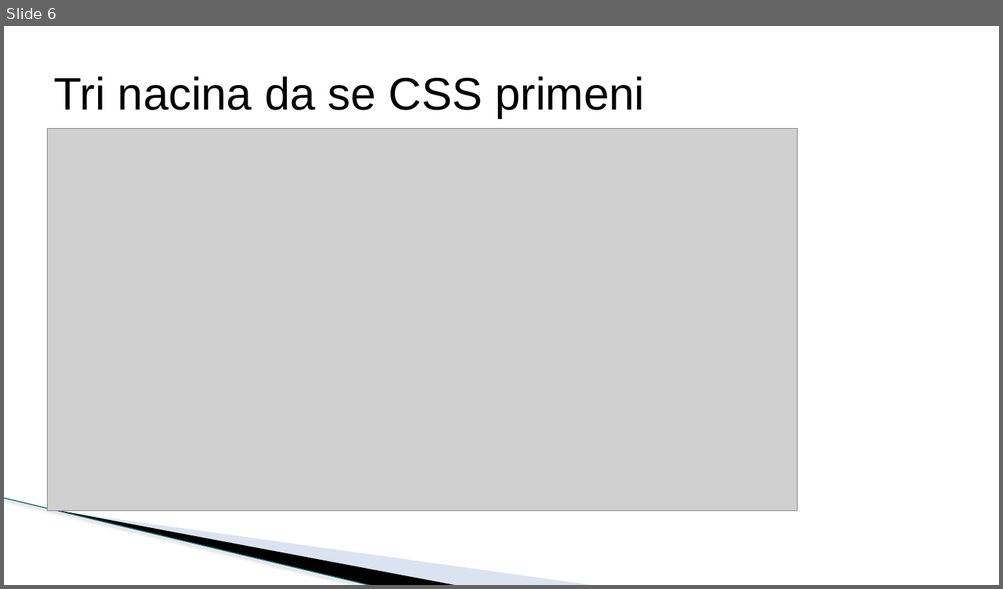
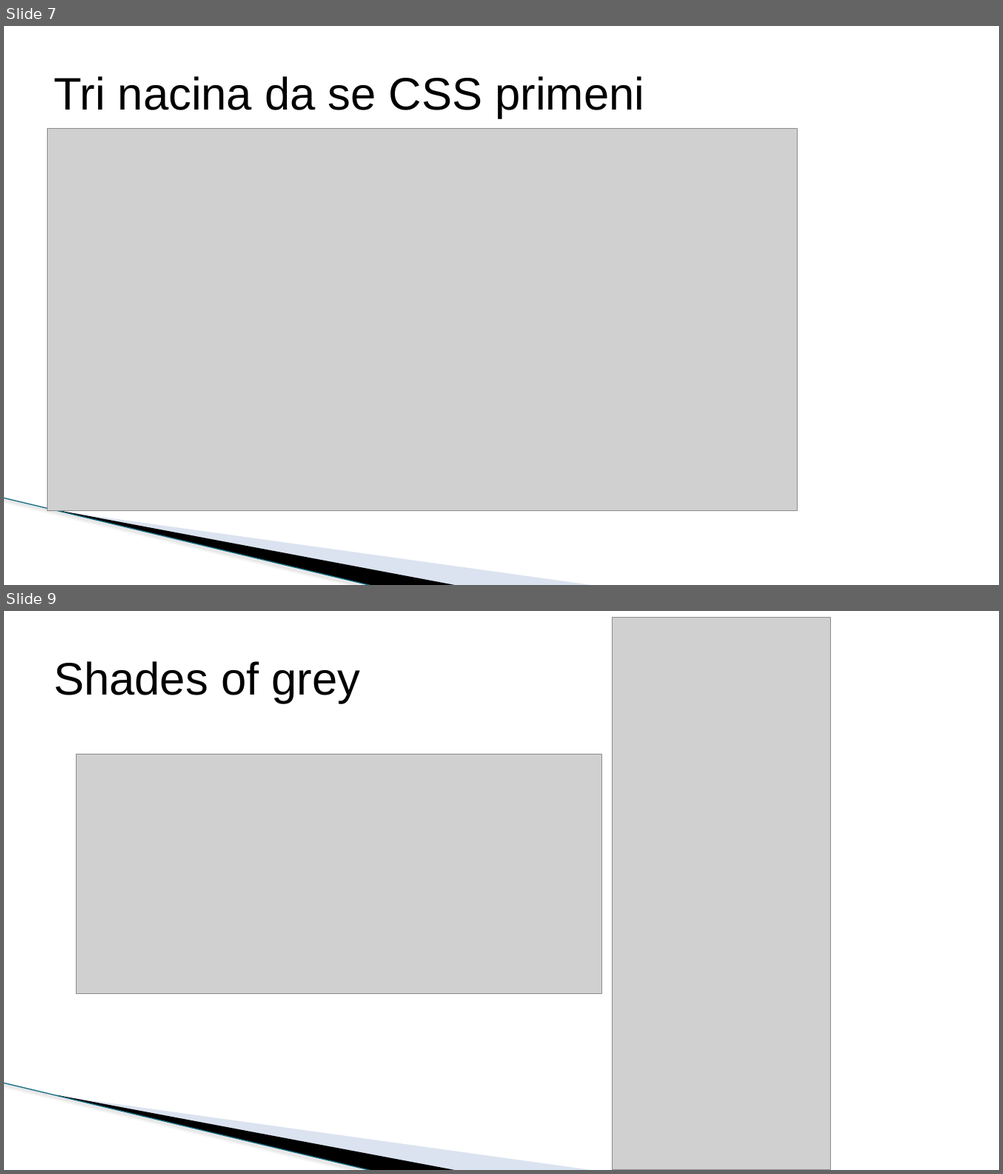
Before and after one commit to todalexcode/kurs-front-end, a slide deck: sesija-14/PPT/Front-End Developer-14.pptx. Shown one above the other, each under a label of ours: slide 6 before the commit, slides 7 and 9 after it; the slides between them are not shown. The pictures are 1003x589 and 1003x1174 pixels, drawn with LibreOffice and Linux fonts; fonts in the diff are those of the drawing; grey boxes stand for pictures; background and template pictures are left out. Boxes give left, top, right and bottom in pixels: in the first picture for what was removed or moved away, otherwise in the second. Text is boxed around its words. In the diff, an @@ line names an element or a change of style, - is before the commit and + after.

```diff
--- a/sesija-14/PPT/Front-End Developer-14.pptx
+++ b/sesija-14/PPT/Front-End Developer-14.pptx
@@ slide 9 added at bbox=[4, 611, 999, 1170], background #FFFFFF; not listed: 3 template elements that a slide beside it also shows @@
@@ picture added at bbox=[612, 618, 831, 1170] @@
@@ title added at bbox=[54, 661, 360, 703], 44 pt, text #000000 @@
+Shades of grey
@@ picture added at bbox=[77, 755, 603, 994] @@
@@ what was slide 6 is now slide 7 @@
```
Also in this commit, not shown: 2 slides changed, 9 other slides added, 1 slide removed, 7 other files.
